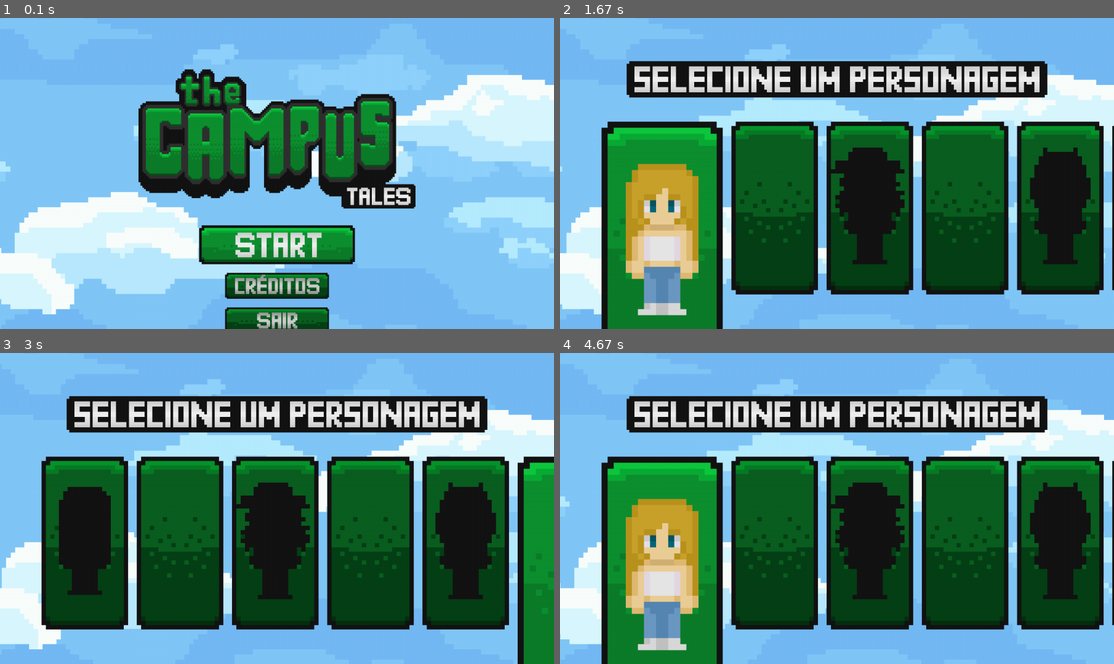
Above: before the commit, frames 1-4 (two rows, left to right).
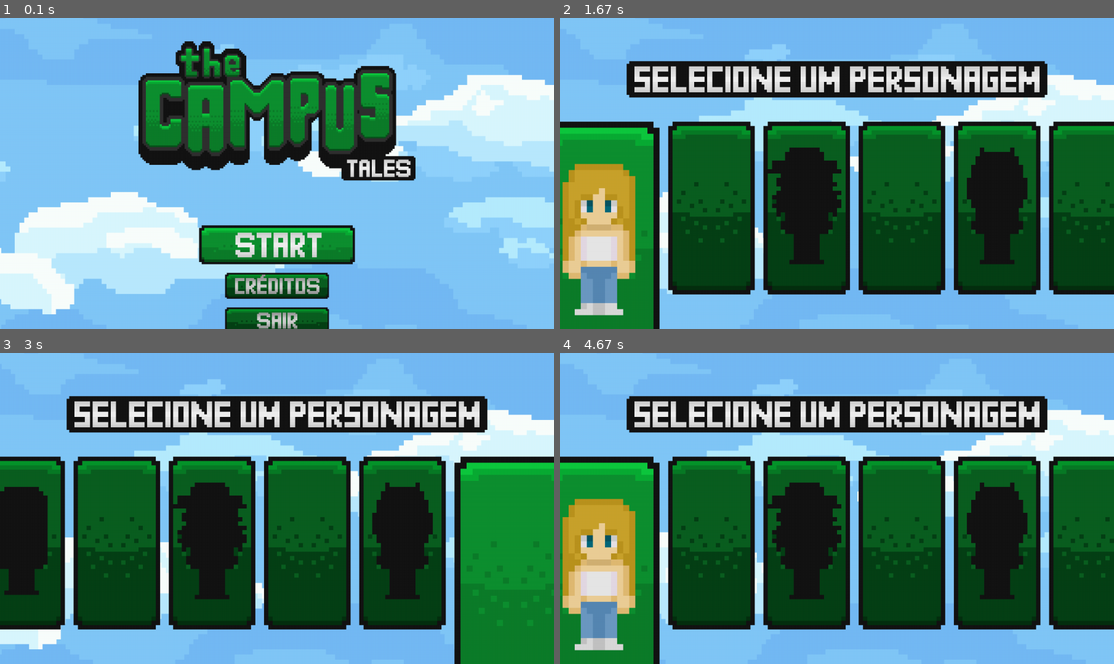
Above: after the commit, the same moments.

Repository: cadonadavi/MostraIFFAR25
Game: pygame game, started from codigos/main.py
Same seed, same stepped clock (60 frames per second), same inputs: the game is played once before the commit and once after it.
Inputs:
- Up to frame 1 (0.1 s): no input
- Up to frame 2 (1.67 s): tap Enter at 0.33 s; hold Right 0.67-1.13 s; hold Left from 1.17 s (still down)
- Up to frame 3 (3 s): release Left at 1.7 s; hold Left 1.73-2.13 s; hold Right 2.17-2.8 s; hold Left from 2.83 s (still down)
- Up to frame 4 (4.67 s): release Left at 3.3 s; hold Right 3.33-3.8 s; hold Right 3.83-4.3 s; hold Left from 4.33 s (still down)

The runs differ from the first frame. In frame 1, 15% of the frame differs, in the area x 25-75%, y 7-62%; in frame 2, 40%; in frame 3, 36%; in frame 4, 40%, in the area x 0-100%, y 33-100%.

Commit message:
adaptado a telas diferentes

Diff:
--- a/codigos/start_menu.py
+++ b/codigos/start_menu.py
@@ -72,7 +72,7 @@
         texto_rect = texto_menu.get_rect(center=(tela.get_width() // 2, 142))
         tela.blit(texto_menu, texto_rect)
 
-        x_base = 96
+        x_base = (tela.get_width() - 1380) // 2
 
         for i, botao in enumerate(botoes_personagens):
             img = botao["sel"] if i == indice_horizontal else botao["normal"]
@@ -167,8 +167,12 @@
         tela.blit(frames[frame_index], (0, 0))
         frame_index = (frame_index + 1) % len(frames)
 
-        logo_rect = logo.get_rect(center=(tela.get_width() // 2, 280))
-        tela.blit(logo, logo_rect)
+        x_logo = (tela.get_width() - 640) // 2
+        if estado_menu == "continuar":
+            y_logo = (tela.get_height() - 692) // 2
+        else:
+            y_logo = (tela.get_height() - 612) // 2
+        tela.blit(logo, (x_logo, y_logo))
 
         y_base = 480
 
